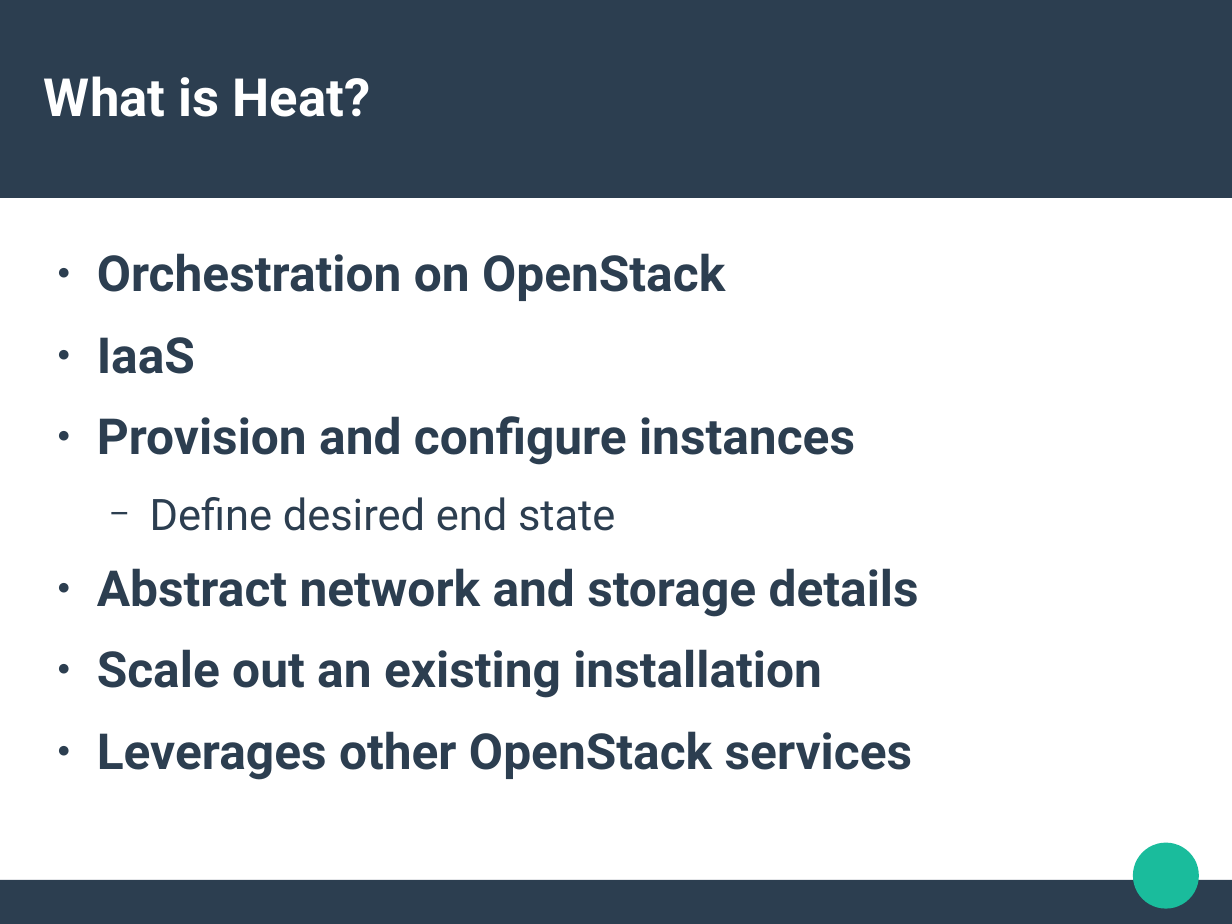
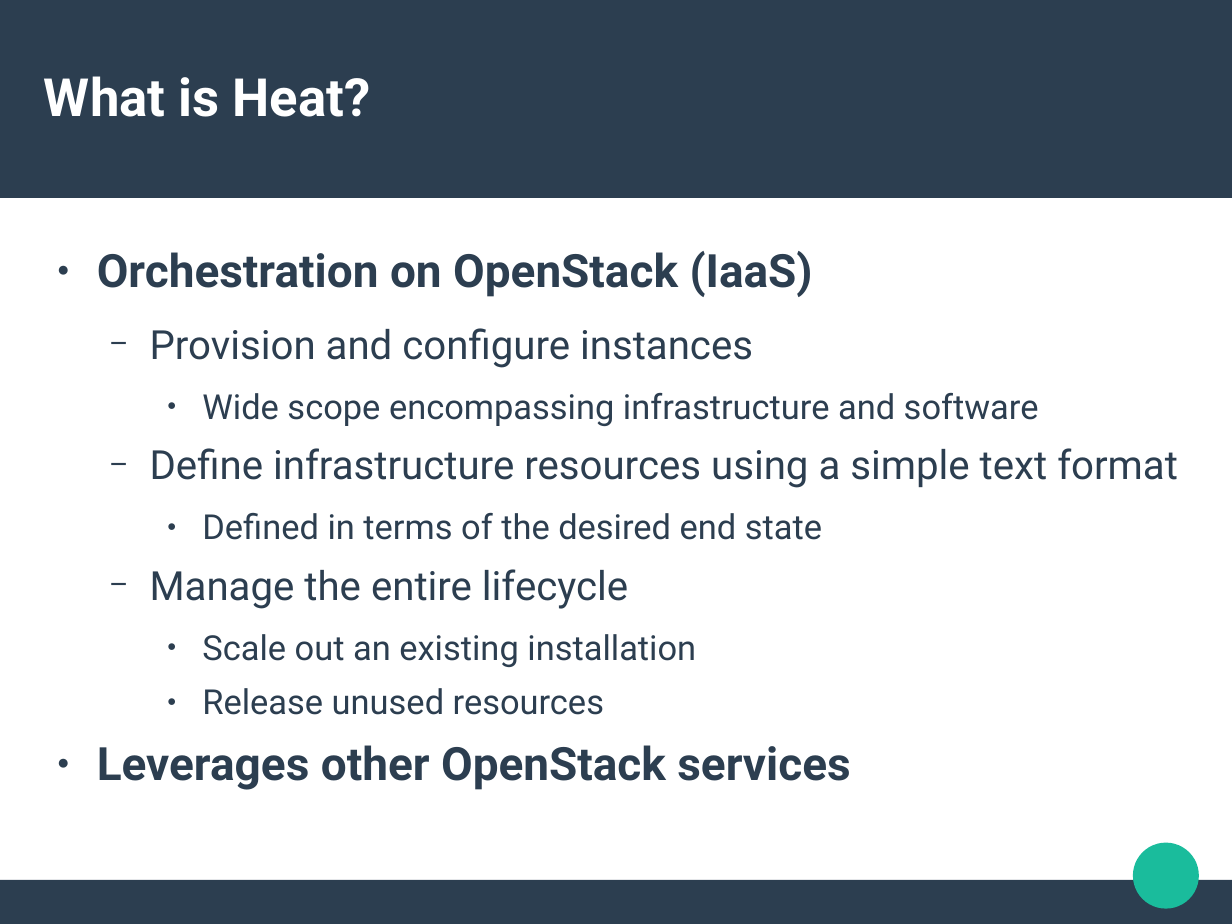
Before and after one commit to jdob/kukri, a slide deck: slide 2 of heat-templates/devconf-demo/devconf-2016.odp. Drawn at 1232x924 pixels with LibreOffice and Linux fonts; fonts in the diff are those of the drawing. Boxes give left, top, right and bottom in pixels: in the first picture for what was removed or moved away, otherwise in the second. Text is boxed around its words. In the diff, an @@ line names an element or a change of style, - is before the commit and + after.

```diff
--- a/heat-templates/devconf-demo/devconf-2016.odp
+++ b/heat-templates/devconf-demo/devconf-2016.odp
@@ text at box(97, 251, 813, 297): text changed; size 32 to 29.6 pt @@
-● Orchestration on OpenStack
-● IaaS
+● Orchestration on OpenStack (IaaS)
@@ text at box(97, 328, 850, 790): size 32 to 25.9 pt in "Provision and configure instances"; bold off in "Provision and configure instances", "Scale out an existing installation"; size 32 to 22.2 pt in "Scale out an existing installation"; size 32 to 29.6 pt in "Leverages other OpenStack services"; bullet ● to −; list level 1 to 2 in "Provision and configure instances"; list level 1 to 3 in "Scale out an existing installation" @@
@@ text at box(150, 448, 1178, 609): text changed; size 32 to 22.2 pt; bold off @@
-  − Define desired end state
-● Abstract network and storage details
+    ● Wide scope encompassing infrastructure and software
+  − Define infrastructure resources using a simple text format
+    ● Defined in terms of the desired end state
+  − Manage the entire lifecycle
@@ text at box(202, 688, 604, 715): paragraph added @@
+    ● Release unused resources
```
Also in this commit, not shown: 6 other slides changed, 1 other file.
